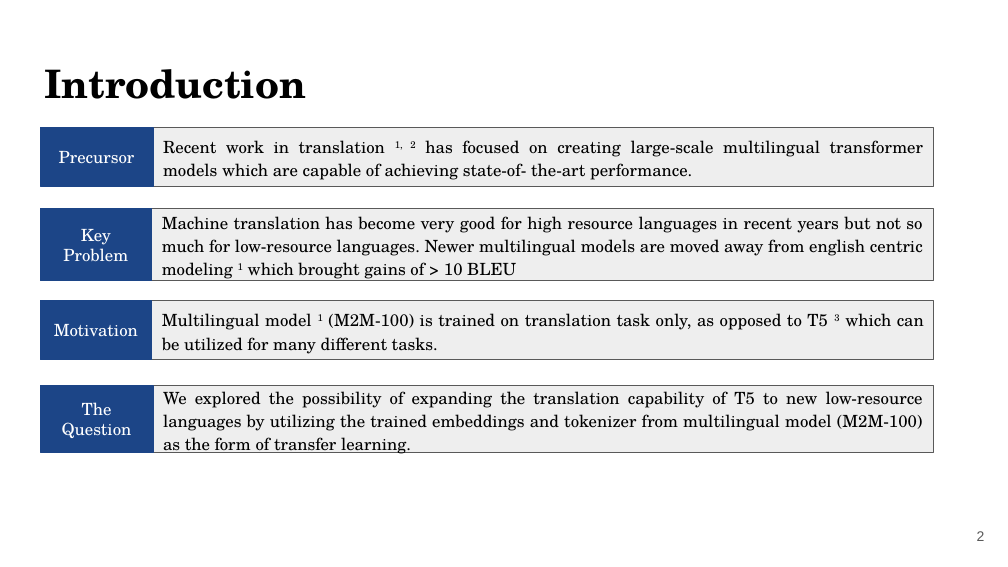
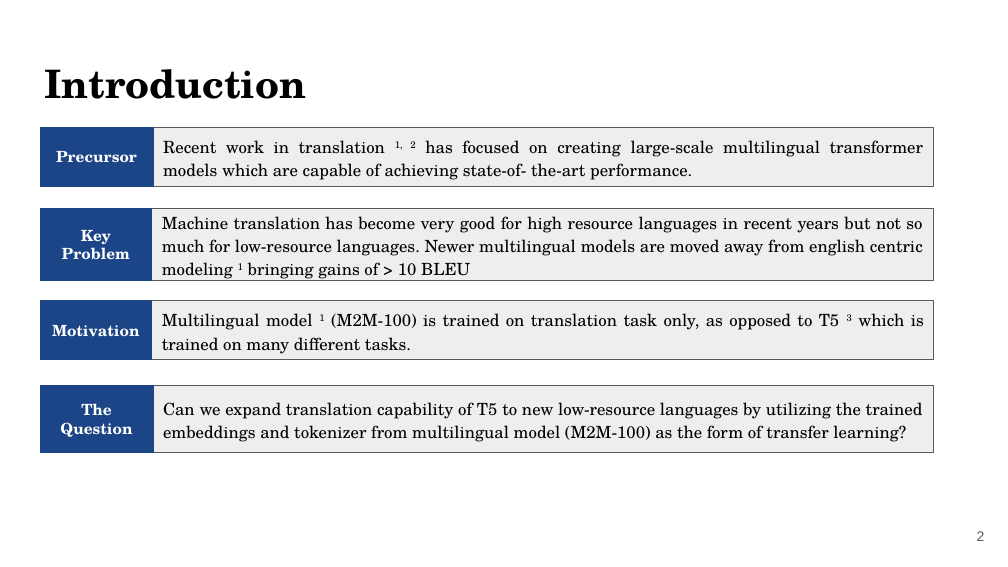
Before and after one commit to Ngo-Kevin/Transfer-Learning-Across-Transformer, a slide deck: slide 2 of project_presentation/W266_Project_Presentation.pptx. Drawn at 1008x567 pixels with LibreOffice and Linux fonts; fonts in the diff are those of the drawing; background and template pictures are left out. Boxes give left, top, right and bottom in pixels: in the first picture for what was removed or moved away, otherwise in the second. Text is boxed around its words. In the diff, an @@ line names an element or a change of style, - is before the commit and + after.

```diff
--- a/project_presentation/W266_Project_Presentation.pptx
+++ b/project_presentation/W266_Project_Presentation.pptx
@@ text in rectangle at (162,216,923,281): text changed @@
-Machine translation has become very good for high resource languages in recent years but not so much for low-resource languages. Newer multilingual models are moved away from english centric modeling 1 which brought gains of > 10 BLEU
+Machine translation has become very good for high resource languages in recent years but not so much for low-resource languages. Newer multilingual models are moved away from english centric modeling 1 bringing gains of > 10 BLEU
@@ text in rectangle at (162,313,924,354): text changed @@
-Multilingual model 1 (M2M-100) is trained on translation task only, as opposed to T5 3 which can be utilized for many different tasks.
+Multilingual model 1 (M2M-100) is trained on translation task only, as opposed to T5 3 which is trained on many different tasks.
@@ size 12 to 11 pt, bold on in 4 elements at (40,127,153,185), (40,209,152,281), (40,301,152,360), (40,386,153,453) @@
@@ text in rectangle at (163,402,923,442): text changed @@
-We explored the possibility of expanding the translation capability of T5 to new low-resource languages by utilizing the trained embeddings and tokenizer from multilingual model (M2M-100) as the form of transfer learning.
+Can we expand translation capability of T5 to new low-resource languages by utilizing the trained embeddings and tokenizer from multilingual model (M2M-100) as the form of transfer learning?
```
Also in this commit, not shown: 5 other slides changed, 1 other file.
